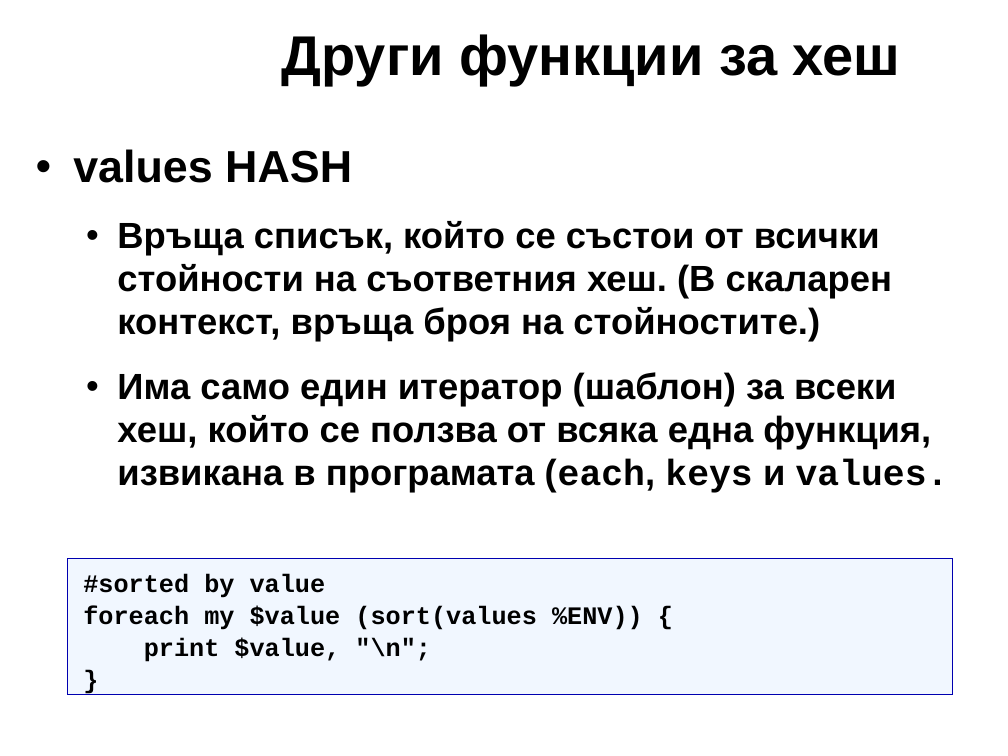
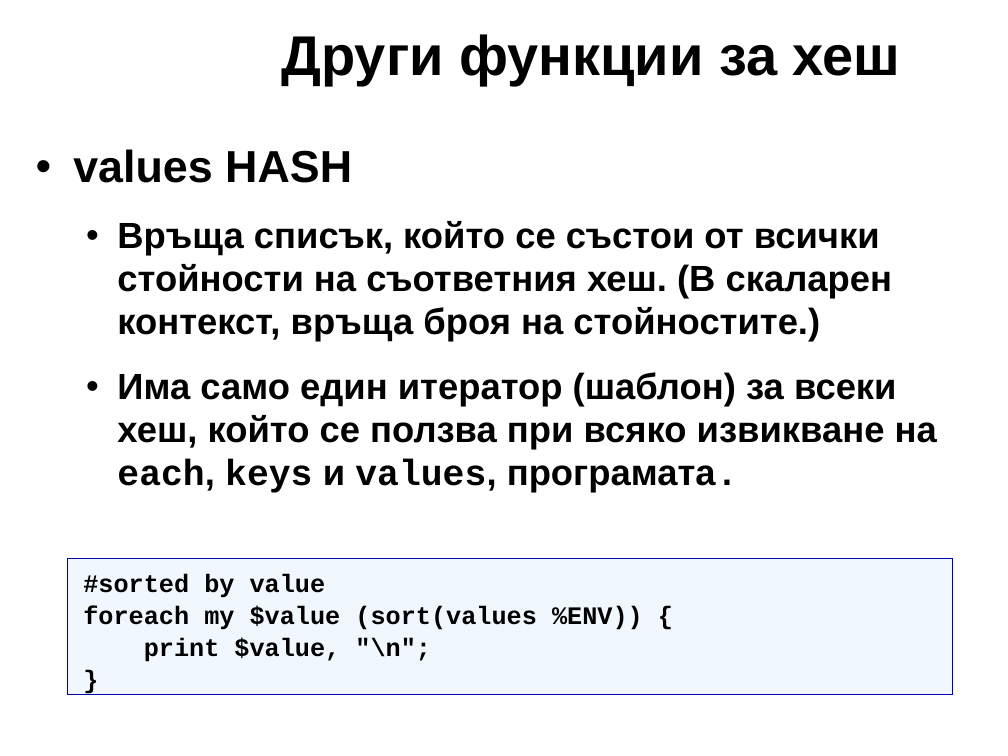
Before and after one commit to kberov/PerlProgrammingCourse, a slide deck: slide 14 of 04_hashes_bg.odp. Drawn at 1008x756 pixels with LibreOffice and Linux fonts; fonts in the diff are those of the drawing; background and template pictures are left out. Boxes give left, top, right and bottom in pixels: in the first picture for what was removed or moved away, otherwise in the second. Text is boxed around its words. In the diff, an @@ line names an element or a change of style, - is before the commit and + after.

```diff
--- a/04_hashes_bg.odp
+++ b/04_hashes_bg.odp
@@ text at (x1=117, y1=372, x2=937, y2=493): text changed @@
-  • Има само един итератор (шаблон) за всеки хеш, който се ползва от всяка една функция, извикана в програмата (each, keys и values.
+  • Има само един итератор (шаблон) за всеки хеш, който се ползва при всяко извикване на each, keys и values, програмата.
```
Also in this commit, not shown: 11 other slides changed, 3 other files.
